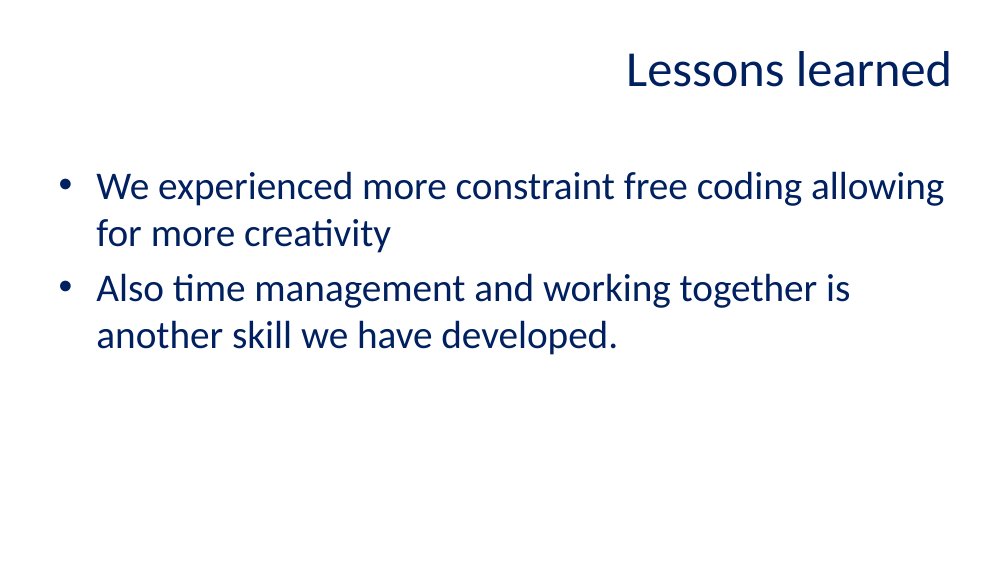
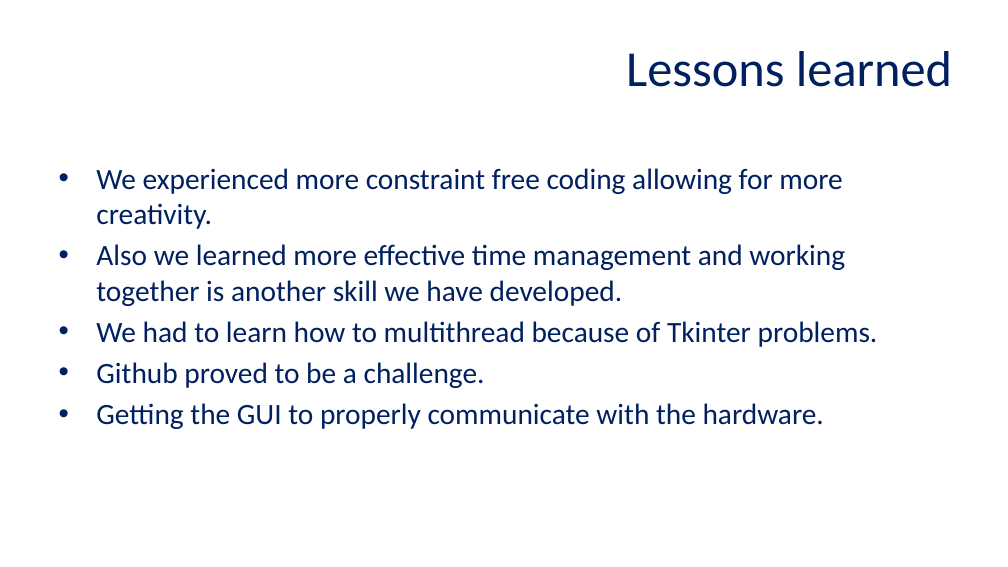
Before and after one commit to Final-Pi-Project-132/The-Final-Pi-project, a slide deck: slide 6 of Pi Project Presentation.pptx. Drawn at 1008x567 pixels with LibreOffice and Linux fonts; fonts in the diff are those of the drawing; background and template pictures are left out. Boxes give left, top, right and bottom in pixels: in the first picture for what was removed or moved away, otherwise in the second. Text is boxed around its words. In the diff, an @@ line names an element or a change of style, - is before the commit and + after.

Commit message:
updated powerpoint

```diff
--- a/Pi Project Presentation.pptx
+++ b/Pi Project Presentation.pptx
@@ text at (96, 168, 878, 429): text changed; size 37.3 to 28 pt @@
-• We experienced more constraint free coding allowing for more creativity
-• Also time management and working together is another skill we have developed.
+• We experienced more constraint free coding allowing for more creativity.
+• Also we learned more effective time management and working together is another skill we have developed.
+• We had to learn how to multithread because of Tkinter problems.
+• Github proved to be a challenge.
+• Getting the GUI to properly communicate with the hardware.
```
Also in this commit, not shown: 3 other slides changed.
